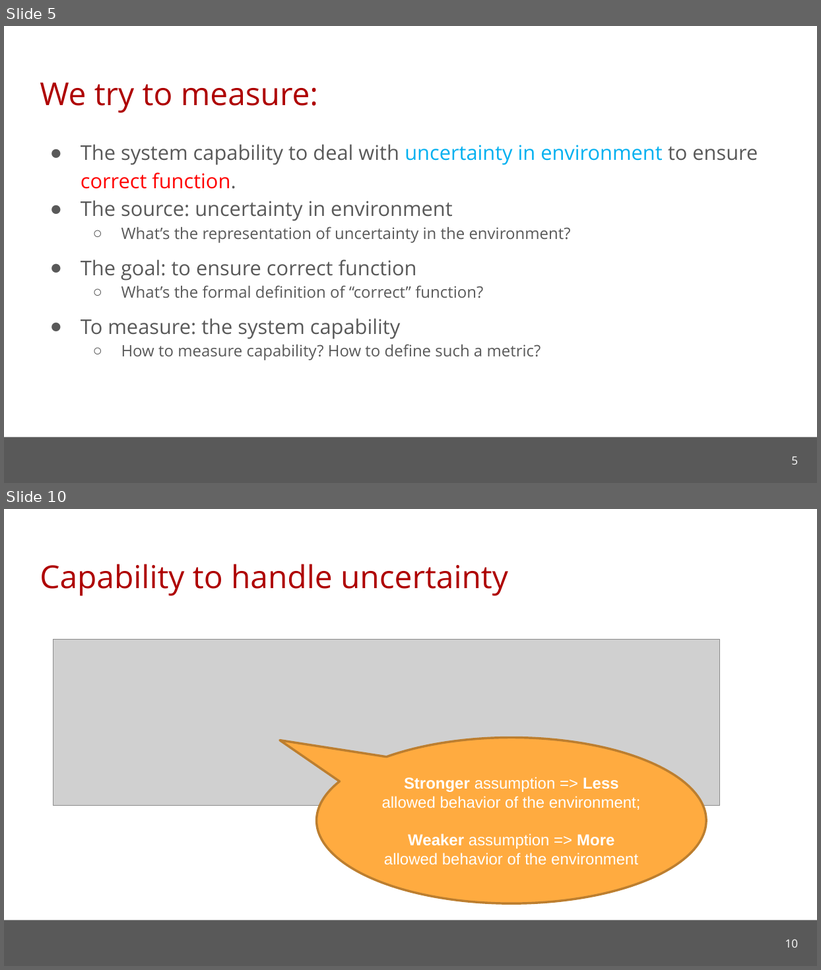
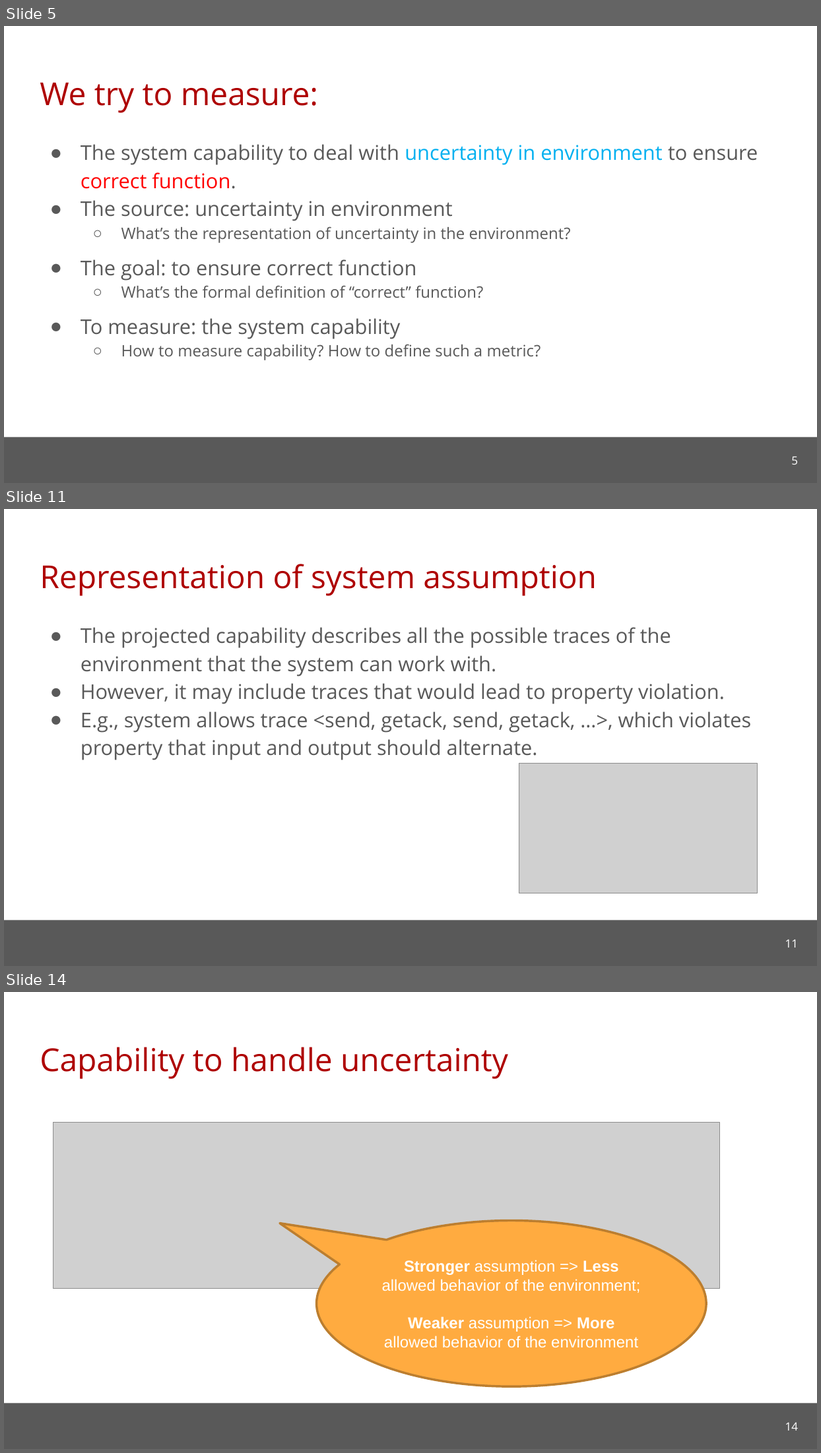
Before and after one commit to cmu-soda/Robustness, a slide deck: Robustness.pptx. Shown one above the other, each under a label of ours: slides 5 and 10 before the commit, slides 5, 11 and 14 after it; the slides between them are not shown. The pictures are 821x970 and 821x1453 pixels, drawn with LibreOffice and Linux fonts; fonts in the diff are those of the drawing; grey boxes stand for pictures; background and template pictures are left out. Boxes give left, top, right and bottom in pixels: in the first picture for what was removed or moved away, otherwise in the second. Text is boxed around its words. In the diff, an @@ line names an element or a change of style, - is before the commit and + after.

```diff
--- a/Robustness.pptx
+++ b/Robustness.pptx
@@ slide 11 added at bbox=[4, 509, 817, 966], background #FFFFFF; not listed: 1 template element that a slide beside it also shows @@
@@ title added at bbox=[40, 564, 597, 596], 28 pt, text #AE0000 @@
+Representation of system assumption
@@ text added at bbox=[81, 627, 752, 760], 18 pt, text #595959 @@
+● The projected capability describes all the possible traces of the environment that the system can work with.
+● However, it may include traces that would lead to property violation.
+● E.g., system allows trace <send, getack, send, getack, …>, which violates property that input and output should alternate.
@@ picture added at bbox=[519, 764, 758, 894] @@
@@ page number added at bbox=[785, 940, 798, 948], 10 pt, text #FFFFFF @@
+11
@@ what was slide 10 is now slide 14 @@
@@ page number at bbox=[785, 1422, 798, 1431]: text changed @@
-10
+14
```
Also in this commit, not shown: 4 slides changed, 3 other slides added.
